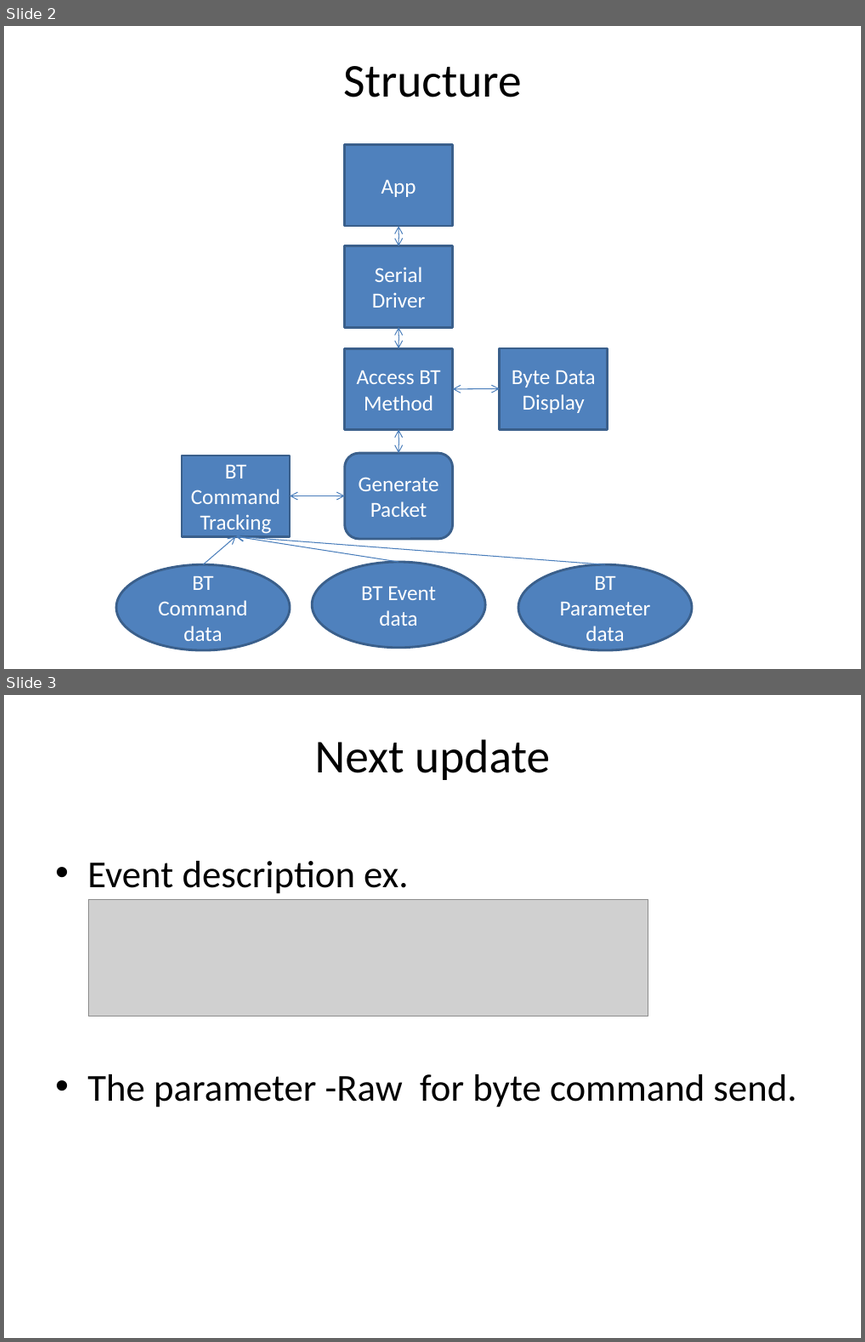
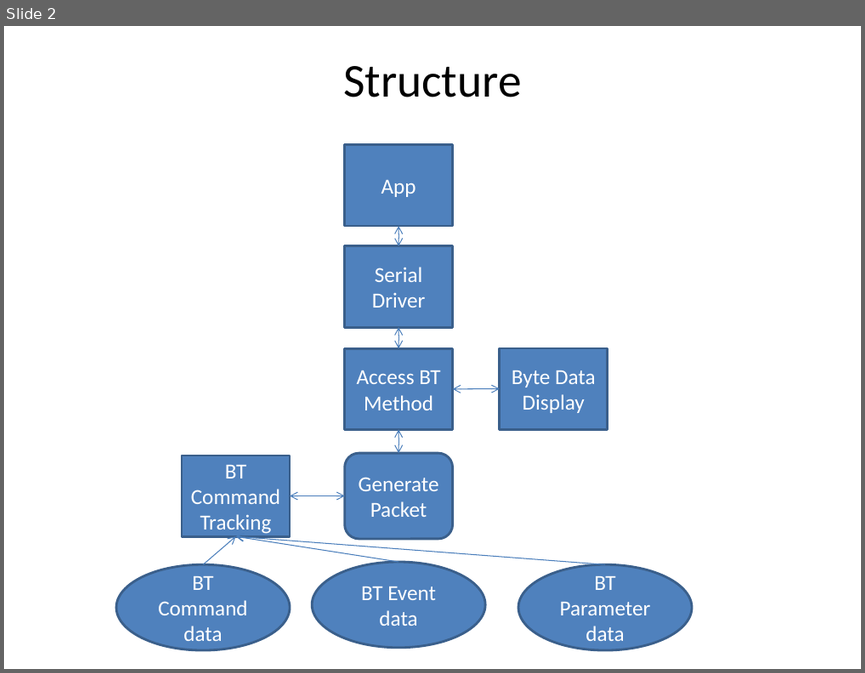
Before and after one commit to Wayne777Chiu/python_bt_hci_cmd_test, a slide deck: doc/structure.pptx. Shown one above the other, each under a label of ours: slides 2 and 3 before the commit, slide 2 after it. The pictures are 865x1342 and 865x673 pixels, drawn with LibreOffice and Linux fonts; fonts in the diff are those of the drawing; grey boxes stand for pictures. Boxes give left, top, right and bottom in pixels: in the first picture for what was removed or moved away, otherwise in the second. Text is boxed around its words. In the diff, an @@ line names an element or a change of style, - is before the commit and + after.

```diff
--- a/doc/structure.pptx
+++ b/doc/structure.pptx
@@ slide 3 removed at (4,695,861,1338), background #FFFFFF @@
@@ title removed at (315,739,550,780) @@
-Next update
@@ text removed at (87,861,796,1107) @@
-• Event description ex.
-• The parameter -Raw for byte command send.
@@ picture removed at (88,900,647,1016) @@
```
Also in this commit, not shown: 9 slides added.
